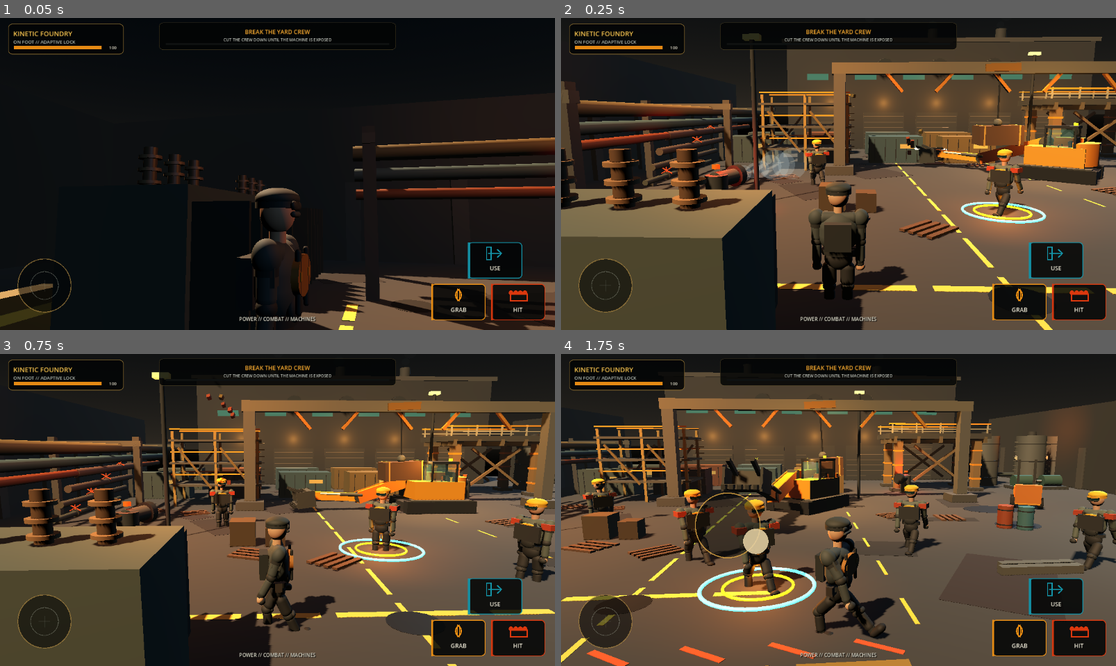
Above: before the commit, frames 1-4 (two rows, left to right).
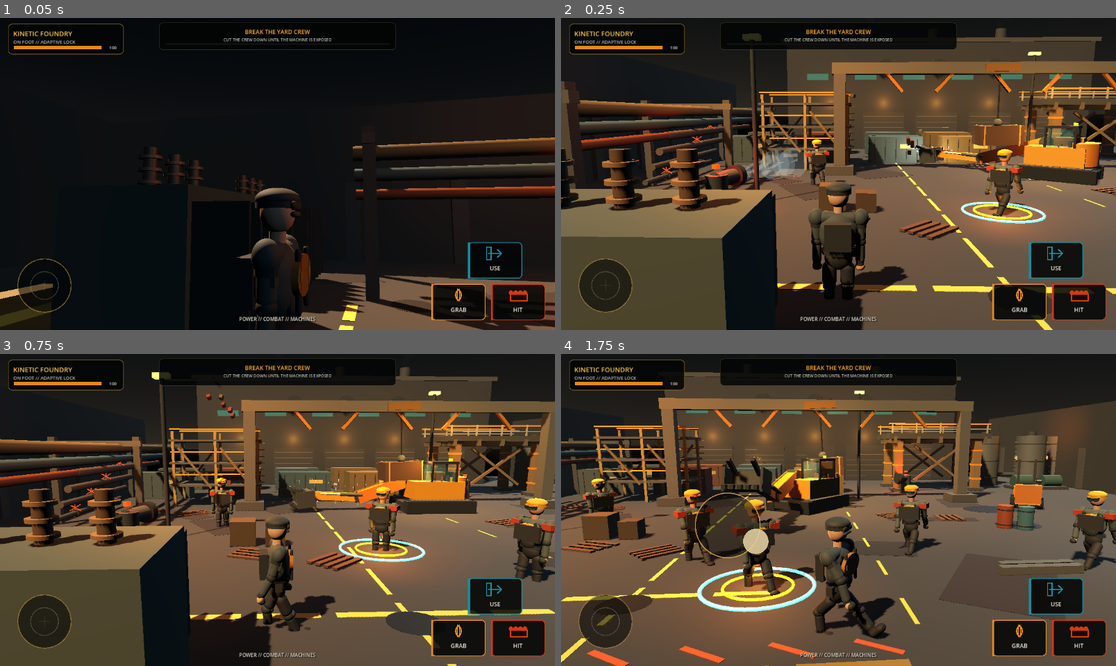
Above: after the commit, the same moments.

Repository: IssisX/kinetic-foundry-
Game: Godot game, scene res://Main.tscn
The game is run twice, just before and just after one commit, with the same random seed, the same clock (stepped at 60 frames per second) and the same inputs.
Inputs (mouse positions are in pixels of both pictures, inside the frame that each line leads up to):
- Up to frame 1 (0.05 s): no input
- Up to frame 2 (0.25 s): no input
- Up to frame 3 (0.75 s): move the mouse to (399, 494) at 0.52 s; hold D from 0.53 s (still down); hold E from 0.53 s (still down); click (399, 494) at 0.67 s
- Up to frame 4 (1.75 s): release D at 1.25 s; release E at 1.25 s; drag from (727, 525) to (810, 572) at 1.27 s

Frame 1 is identical in both runs. In frame 2, 0.7% of the frame differs, in the area x 58-75%, y 36-49%; in frame 3, less than 0.1%; in frame 4, less than 0.1%.

Commit message:
Replace cosmetic impact burst with collision-aware ballistic effects

Diff:
--- a/scripts/impact_fx.gd
+++ b/scripts/impact_fx.gd
@@ -4,10 +4,17 @@
 const SelfScript = preload("res://scripts/impact_fx.gd")
 
 var life := 0.0
-var duration := 0.42
+var duration := 0.72
 var velocities: Array[Vector3] = []
+var angular_velocities: Array[Vector3] = []
 var fragments: Array[MeshInstance3D] = []
-var gravity := 9.5
+var settled: Array[bool] = []
+var gravity := 9.81
+var drag := 0.34
+var restitution := 0.34
+var friction := 0.66
+var _flash: OmniLight3D
+var _strength := 1.0
 
 static func spawn(
         parent: Node,
@@ -17,42 +24,105 @@
         strength: float = 1.0,
         count: int = 9
 ) -> void:
+    if parent == null:
+        return
     var fx: Node3D = SelfScript.new()
     parent.add_child(fx)
     fx.global_position = world_pos
-    fx._configure(direction, color, strength, count)
+    fx._configure(direction, color, strength, clampi(count, 4, 24))
 
 func _configure(direction: Vector3, color: Color, strength: float, count: int) -> void:
-    duration = 0.34 + minf(strength * 0.045, 0.28)
+    _strength = maxf(strength, 0.15)
+    duration = 0.46 + minf(_strength * 0.085, 0.62)
+    restitution = clampf(0.26 + _strength * 0.018, 0.26, 0.48)
     var base_dir: Vector3 = direction.normalized() if direction.length_squared() > 0.001 else Vector3.UP
+    var is_hot := color.r > color.b * 1.25 or color.g > color.b * 1.4
+
     for i in count:
-        var shard: MeshInstance3D = GeomUtil.box_mesh(
-            Vector3(0.055, 0.055, 0.16 + float(i % 3) * 0.035) * (0.85 + strength * 0.04),
-            color,
-            0.42,
-            0.28
-        )
-        shard.material_override = GeomUtil.emissive_material(color, 1.5 + strength * 0.18, 0.42, 0.18)
-        shard.rotation = Vector3(float(i) * 0.71, float(i) * 1.13, float(i) * 0.37)
+        var seed := float(i + 1)
+        var size_scale := 0.72 + fmod(seed * 0.6180339, 0.58)
+        var shard_size := Vector3(
+            0.035 + fmod(seed * 0.037, 0.045),
+            0.025 + fmod(seed * 0.053, 0.040),
+            0.095 + fmod(seed * 0.071, 0.130)
+        ) * size_scale * (0.88 + _strength * 0.035)
+        var shard: MeshInstance3D = GeomUtil.box_mesh(shard_size, color, 0.34 if is_hot else 0.72, 0.42 if is_hot else 0.16)
+        if is_hot and i % 3 != 0:
+            shard.material_override = GeomUtil.emissive_material(color, 2.0 + _strength * 0.28, 0.28, 0.22)
+        shard.rotation = Vector3(seed * 0.71, seed * 1.13, seed * 0.37)
         add_child(shard)
         fragments.append(shard)
 
-        var ring_angle: float = float(i) * TAU / float(maxi(count, 1))
-        var lateral: Vector3 = Vector3(cos(ring_angle), 0.22 + float(i % 2) * 0.22, sin(ring_angle))
-        var velocity: Vector3 = base_dir * 1.8 + lateral * (1.5 + strength * 0.42)
-        velocity += Vector3.UP * (0.8 + float(i % 4) * 0.34)
+        var ring_angle: float = seed * 2.39996323
+        var lateral := Vector3(cos(ring_angle), 0.14 + fmod(seed * 0.31, 0.48), sin(ring_angle))
+        var speed := 1.9 + _strength * 0.72 + fmod(seed * 0.47, 1.9)
+        var velocity := base_dir * (1.2 + _strength * 0.34) + lateral.normalized() * speed
+        velocity += Vector3.UP * (0.55 + fmod(seed * 0.67, 1.45))
         velocities.append(velocity)
+        angular_velocities.append(Vector3(4.0 + seed * 0.37, 5.2 + seed * 0.29, 3.1 + seed * 0.43))
+        settled.append(false)
+
+    if _strength >= 1.35:
+        _flash = OmniLight3D.new()
+        _flash.light_color = color.lightened(0.22)
+        _flash.light_energy = minf(2.0 + _strength * 0.92, 8.5)
+        _flash.omni_range = minf(2.4 + _strength * 0.85, 8.0)
+        _flash.shadow_enabled = false
+        add_child(_flash)
 
 func _process(delta: float) -> void:
     life += delta
     var t: float = clampf(life / duration, 0.0, 1.0)
+    var space := get_world_3d().direct_space_state if get_world_3d() != null else null
+
+    if _flash != null:
+        var flash_decay := maxf(0.0, 1.0 - t)
+        _flash.light_energy *= exp(-13.0 * delta)
+        _flash.omni_range = maxf(0.4, _flash.omni_range * (0.985 - t * 0.01))
+        if flash_decay <= 0.02:
+            _flash.visible = false
+
     for i in fragments.size():
-        var shard: MeshInstance3D = fragments[i]
+        var shard := fragments[i]
         if not is_instance_valid(shard):
             continue
-        velocities[i].y -= gravity * delta
-        shard.position += velocities[i] * delta
-        shard.rotation += Vector3(4.1, 6.0, 3.2) * delta * (1.0 + float(i % 3) * 0.18)
-        shard.scale = Vector3.ONE * (1.0 - t * 0.78)
+
+        if settled[i]:
+            shard.scale = Vector3.ONE * maxf(0.0, 1.0 - maxf(0.0, t - 0.58) * 2.15)
+            continue
+
+        var velocity := velocities[i]
+        velocity.y -= gravity * delta
+        velocity *= exp(-drag * delta)
+
+        var old_world := shard.global_position
+        var proposed_world := old_world + velocity * delta
+        var collided := false
+
+        if space != null and old_world.distance_squared_to(proposed_world) > 0.000001:
+            var query := PhysicsRayQueryParameters3D.create(old_world, proposed_world, 1 | 2 | 4 | 8)
+            query.collide_with_areas = false
+            var hit := space.intersect_ray(query)
+            if not hit.is_empty():
+                collided = true
+                var normal: Vector3 = hit.normal
+                shard.global_position = hit.position + normal * 0.012
+                var normal_speed := velocity.dot(normal)
+                var normal_component := normal * normal_speed
+                var tangent_component := velocity - normal_component
+                velocity = (-normal_component * restitution) + tangent_component * friction
+                angular_velocities[i] *= 0.68
+                if velocity.length() < 1.05 or life > duration * 0.62:
+                    settled[i] = true
+                    velocity = Vector3.ZERO
+
+        if not collided:
+            shard.global_position = proposed_world
+
+        velocities[i] = velocity
+        shard.rotation += angular_velocities[i] * delta
+        if not settled[i]:
+            shard.scale = Vector3.ONE * (1.0 - t * 0.38)
+
     if life >= duration:
         queue_free()
